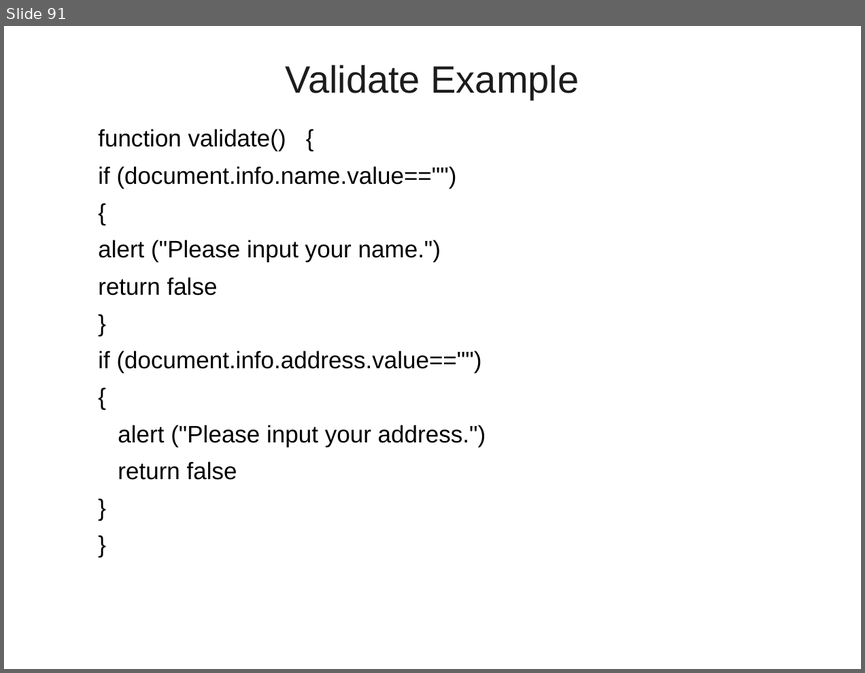
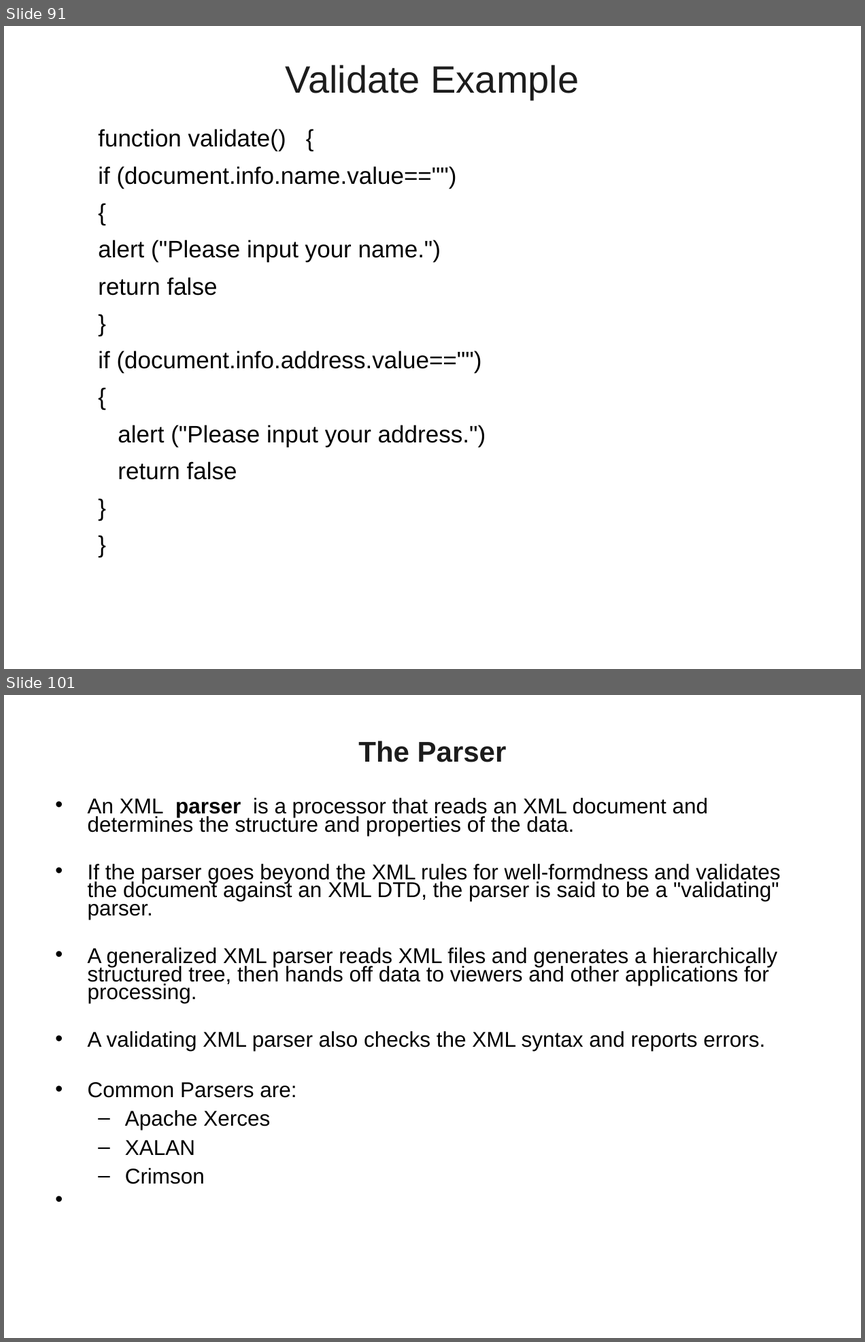
Before and after one commit to vatsanTraining/training_june_2022, a slide deck: JavaScript_Module_1.ppt. Shown one above the other, each under a label of ours: slide 91 before the commit, slides 91 and 101 after it; the slides between them are not shown. The pictures are 865x673 and 865x1342 pixels, drawn with LibreOffice and Linux fonts; fonts in the diff are those of the drawing; background and template pictures are left out. Boxes give left, top, right and bottom in pixels: in the first picture for what was removed or moved away, otherwise in the second. Text is boxed around its words. In the diff, an @@ line names an element or a change of style, - is before the commit and + after.

Commit message:
Add files via upload
XML Content Also added

```diff
--- a/JavaScript_Module_1.ppt
+++ b/JavaScript_Module_1.ppt
@@ slide 101 added at box(4, 695, 861, 1338), background picture (left out) @@
@@ title added at box(358, 741, 507, 762), 24 pt, text #1C1C1C, bold @@
+The Parser
@@ text added at box(88, 798, 780, 1184), 18 pt, text #000000 @@
+• An XML parser is a processor that reads an XML document and determines the structure and properties of the data.
+• If the parser goes beyond the XML rules for well-formdness and validates the document against an XML DTD, the parser is said to be a "validating" parser.
+• A generalized XML parser reads XML files and generates a hierarchically structured tree, then hands off data to viewers and other applications for processing.
+• A validating XML parser also checks the XML syntax and reports errors.
+• Common Parsers are:
+  – Apache Xerces
+  – XALAN
+  – Crimson
```
Also in this commit, not shown: 16 slides changed, 43 other slides added.
